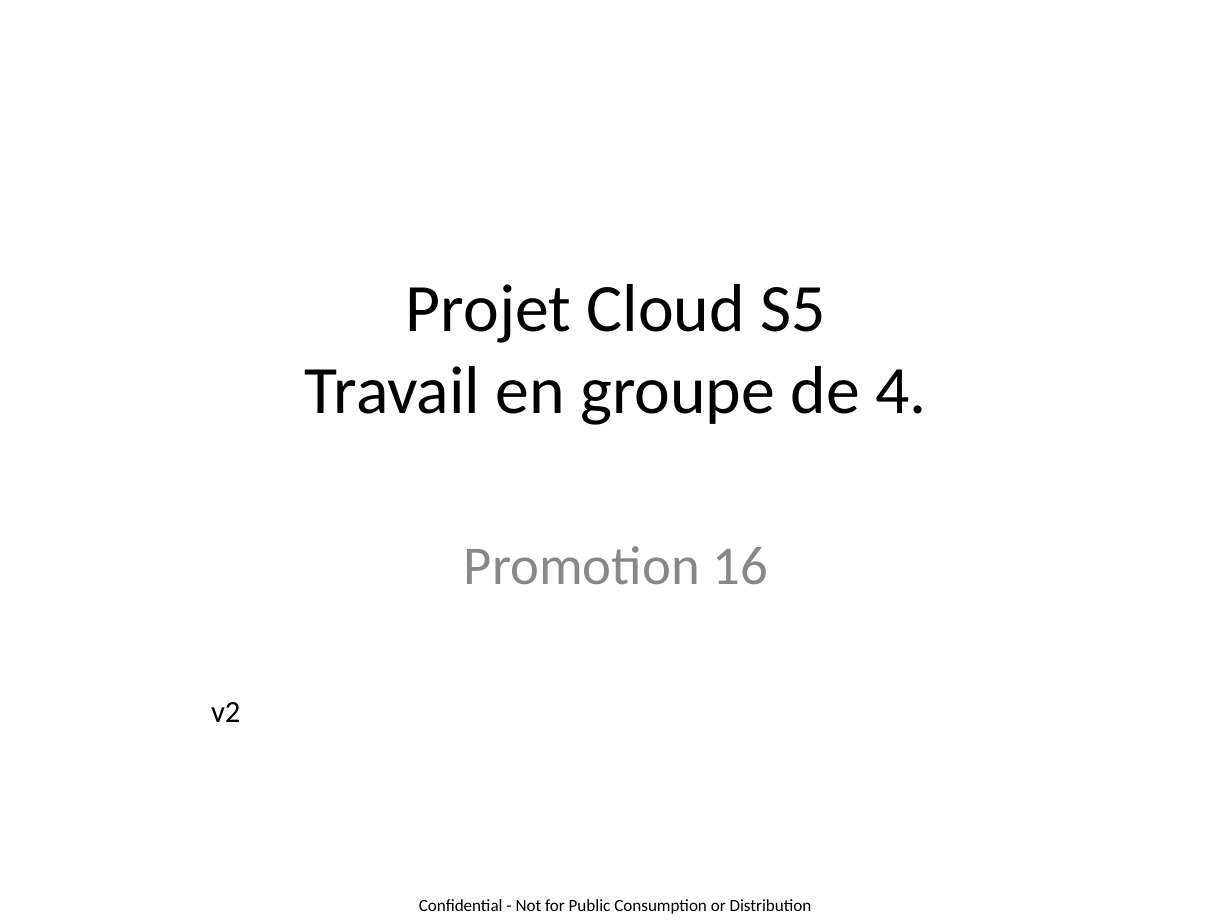
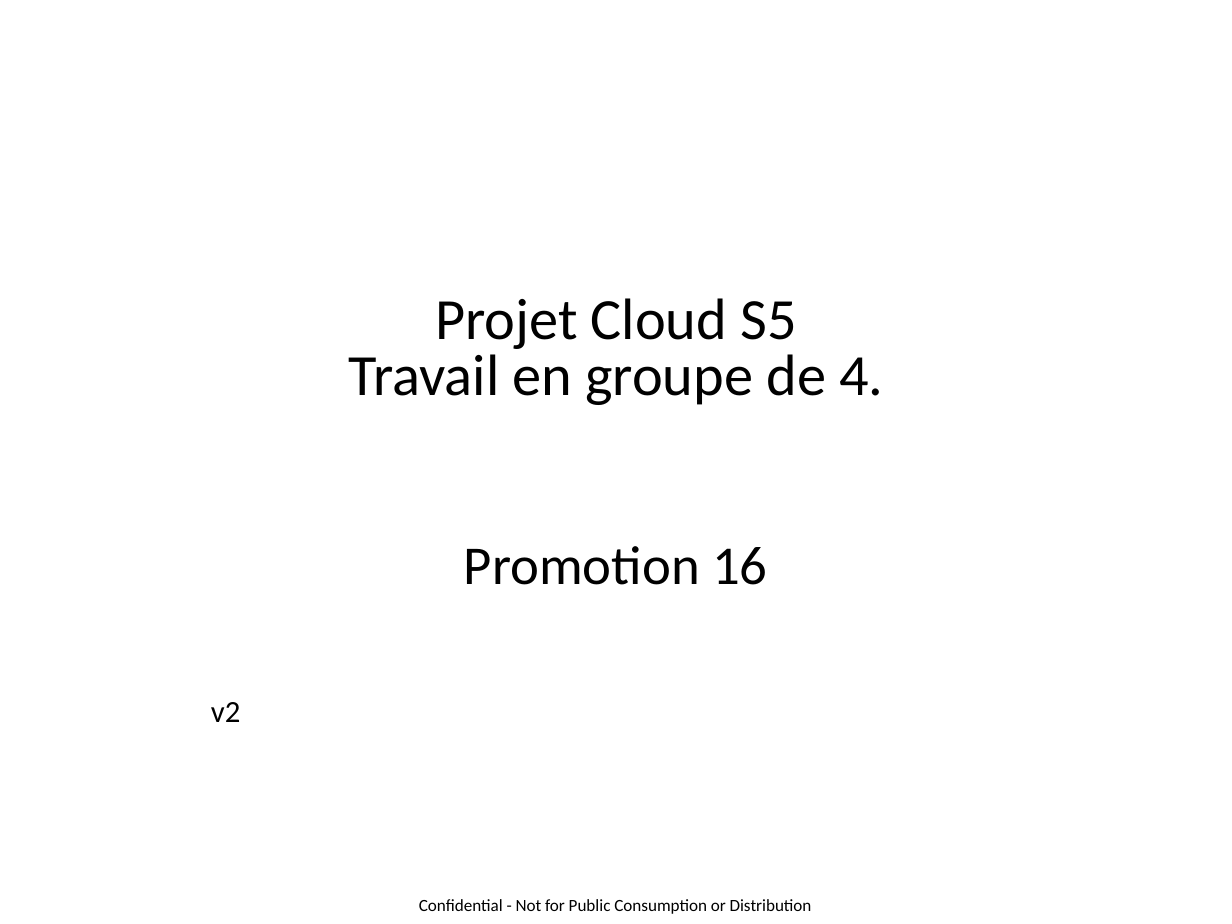
Before and after one commit to KiadyManohisoa/Crypto-Access, a slide deck: slide 1 of documents/sujet/projet cloud-p16-V3-20250110.pptx. Drawn at 1232x924 pixels with LibreOffice and Linux fonts; fonts in the diff are those of the drawing. Boxes give left, top, right and bottom in pixels: in the first picture for what was removed or moved away, otherwise in the second. Text is boxed around its words. In the diff, an @@ line names an element or a change of style, - is before the commit and + after.

```diff
--- a/documents/sujet/projet cloud-p16-V3-20250110.pptx
+++ b/documents/sujet/projet cloud-p16-V3-20250110.pptx
@@ title "Projet Cloud S5 Travail en ..." at [348,298,883,405]: size 39.6 to 34.1 pt; line spacing 1 to 0.8 @@
@@ subtitle "Promotion 16" at [464,546,767,585]: text colour #888888 to #000000 @@
```
Also in this commit, not shown: 7 other slides changed, 18 other files.
